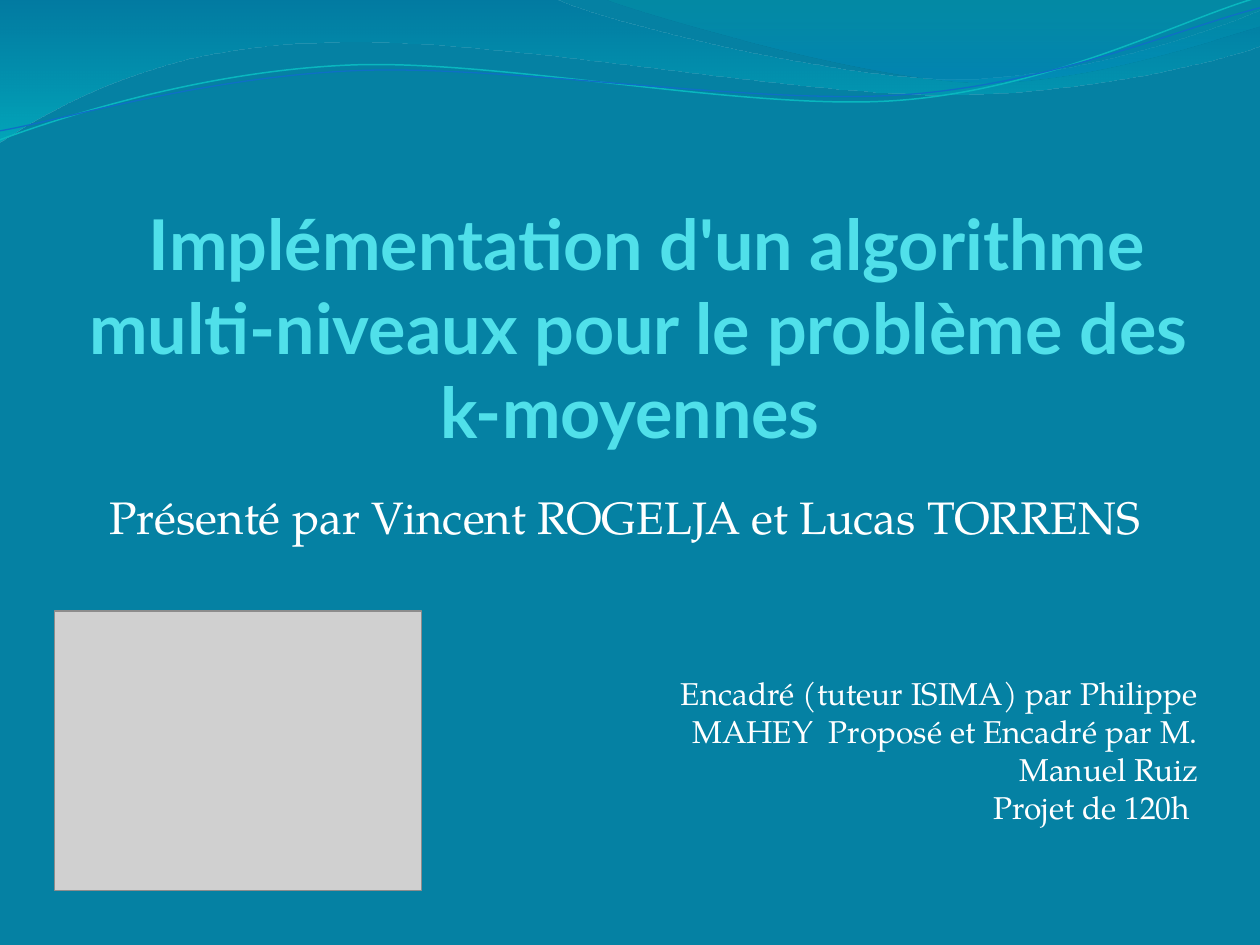
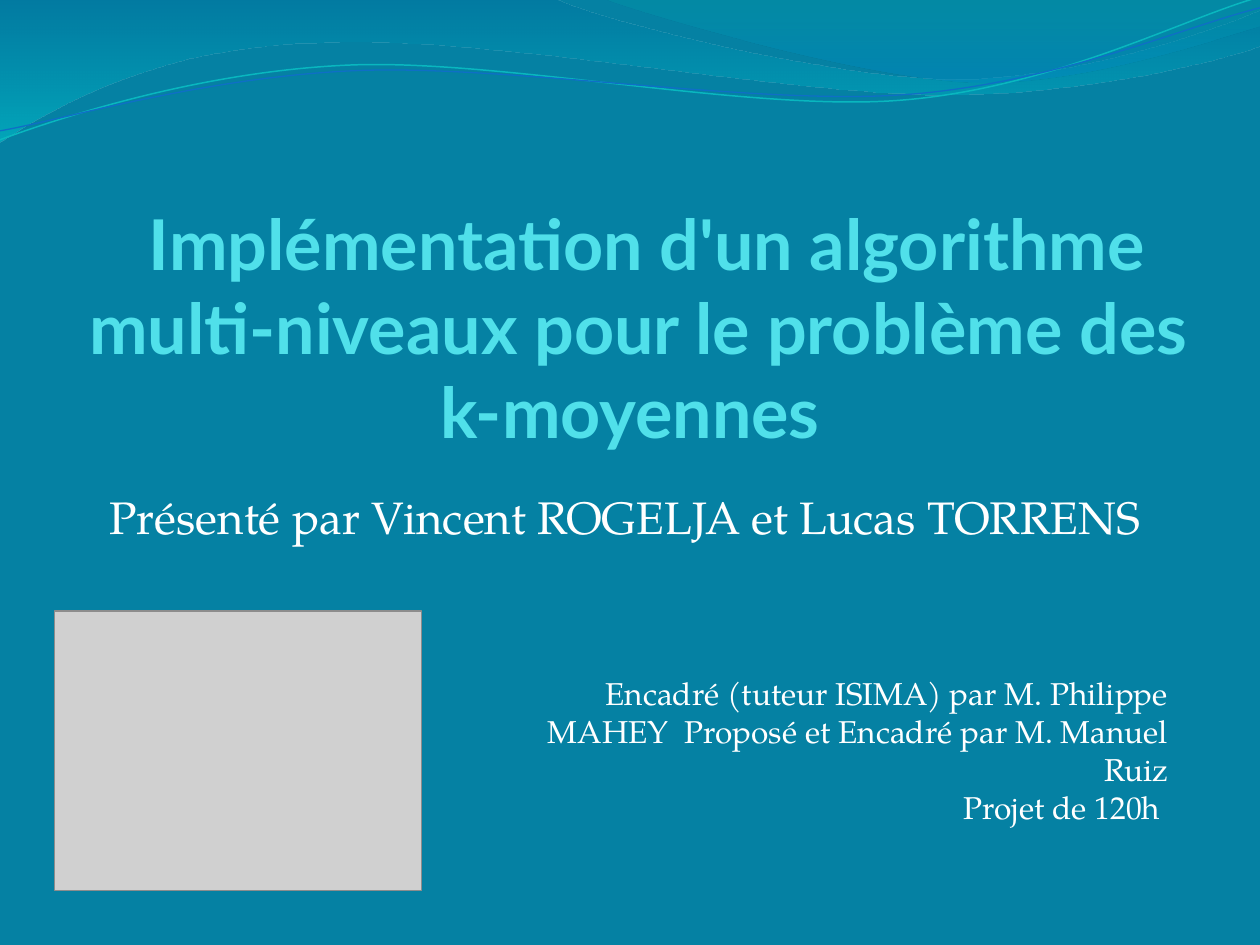
Before and after one commit to rogelja/Projet, a slide deck: slide 1 of PowerPoint/Présentation soutenance.pptx. Drawn at 1260x945 pixels with LibreOffice and Linux fonts; fonts in the diff are those of the drawing; grey boxes stand for pictures. Boxes give left, top, right and bottom in pixels: in the first picture for what was removed or moved away, otherwise in the second. Text is boxed around its words. In the diff, an @@ line names an element or a change of style, - is before the commit and + after.

```diff
--- a/PowerPoint/Présentation soutenance.pptx
+++ b/PowerPoint/Présentation soutenance.pptx
@@ text "Encadré (tuteur ISIMA) par M. ...": place and size @@
-text "Encadré (tuteur ISIMA) par M. ..." at bbox=[681, 682, 1198, 828]
+text "Encadré (tuteur ISIMA) par M. ..." at bbox=[548, 682, 1168, 828]
@@ text at bbox=[548, 682, 1168, 782]: text changed @@
-Encadré (tuteur ISIMA) par Philippe MAHEY Proposé et Encadré par M. Manuel Ruiz
+Encadré (tuteur ISIMA) par M. Philippe MAHEY Proposé et Encadré par M. Manuel Ruiz
```
Also in this commit, not shown: 7 other slides changed, 4 slides added, 2 slides removed, 4 other files.
